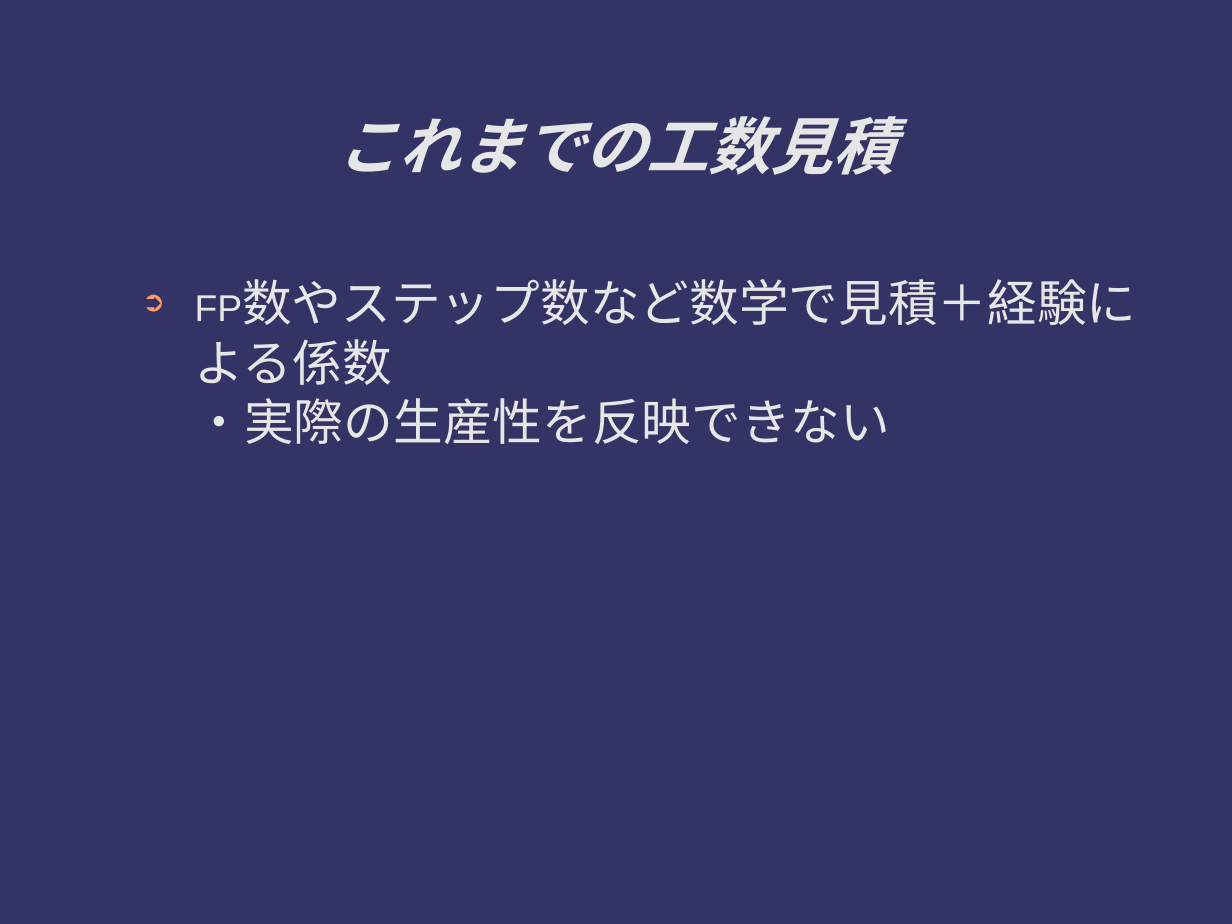
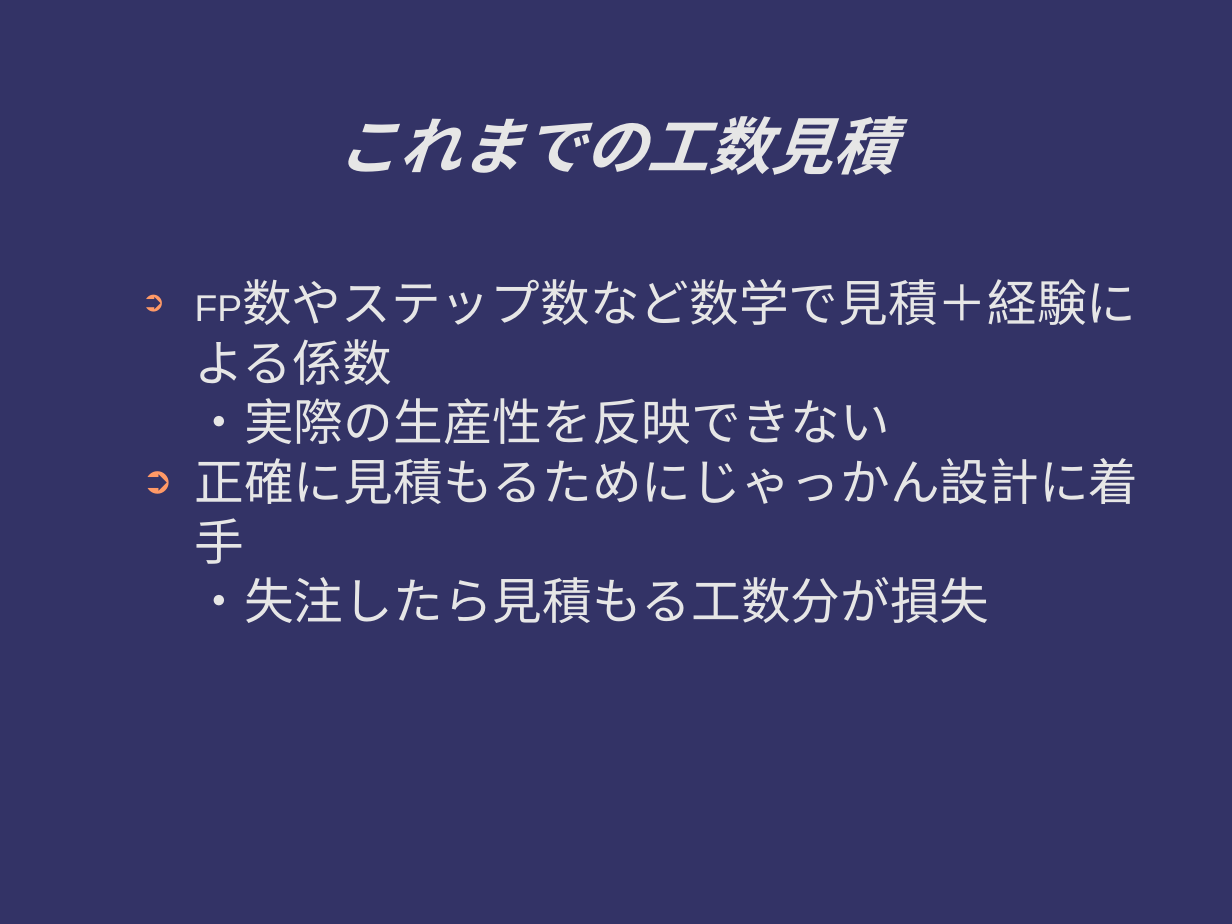
Before and after one commit to ichylinux/daddy, a slide deck: slide 5 of doc/concept.odp (slide 4 before the commit). Drawn at 1232x924 pixels with LibreOffice and Linux fonts; fonts in the diff are those of the drawing. Boxes give left, top, right and bottom in pixels: in the first picture for what was removed or moved away, otherwise in the second. Text is boxed around its words. In the diff, an @@ line names an element or a change of style, - is before the commit and + after.

```diff
--- a/doc/concept.odp
+++ b/doc/concept.odp
@@ text at (x1=195, y1=458, x2=1139, y2=623): paragraph added @@
+➲ 正確に見積もるためにじゃっかん設計に着手
+  ・失注したら見積もる工数分が損失
```
Also in this commit, not shown: 9 other slides changed, 1 slide added, 2 other files.
